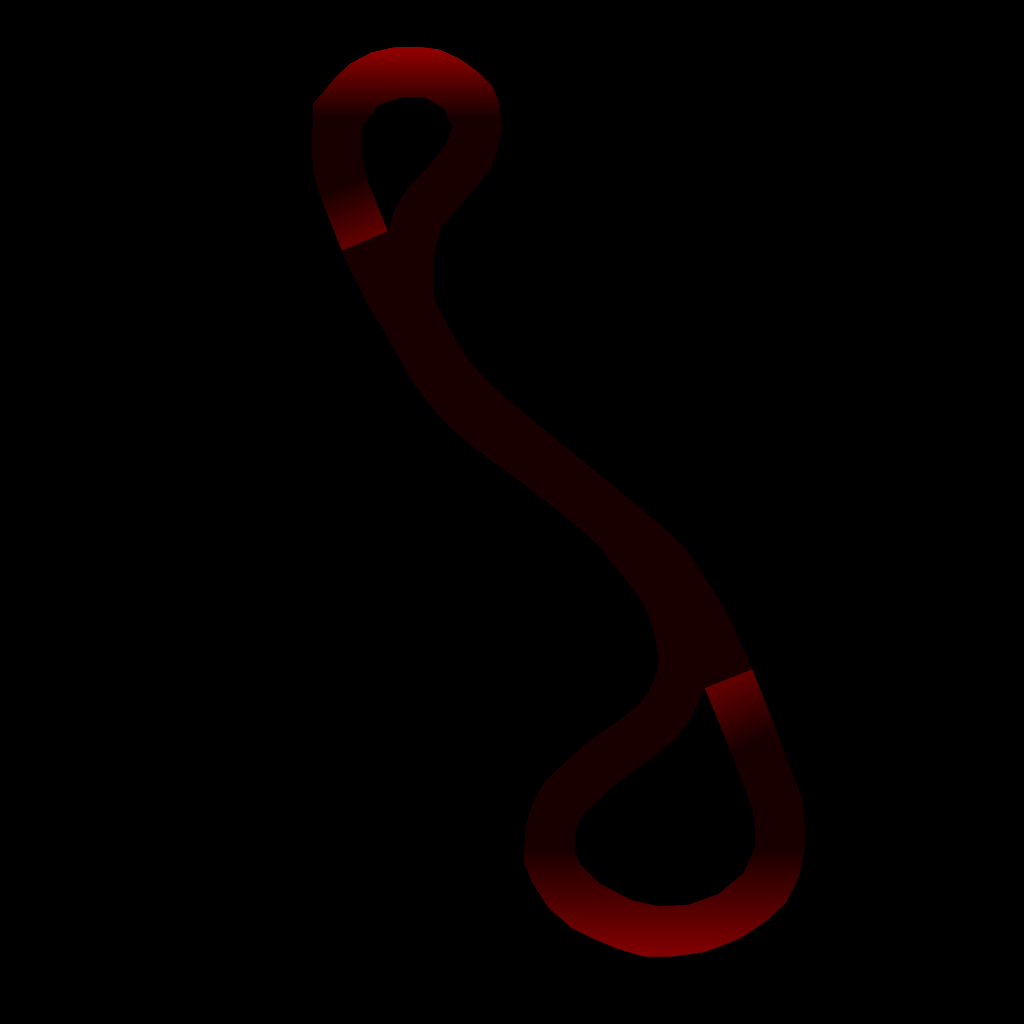
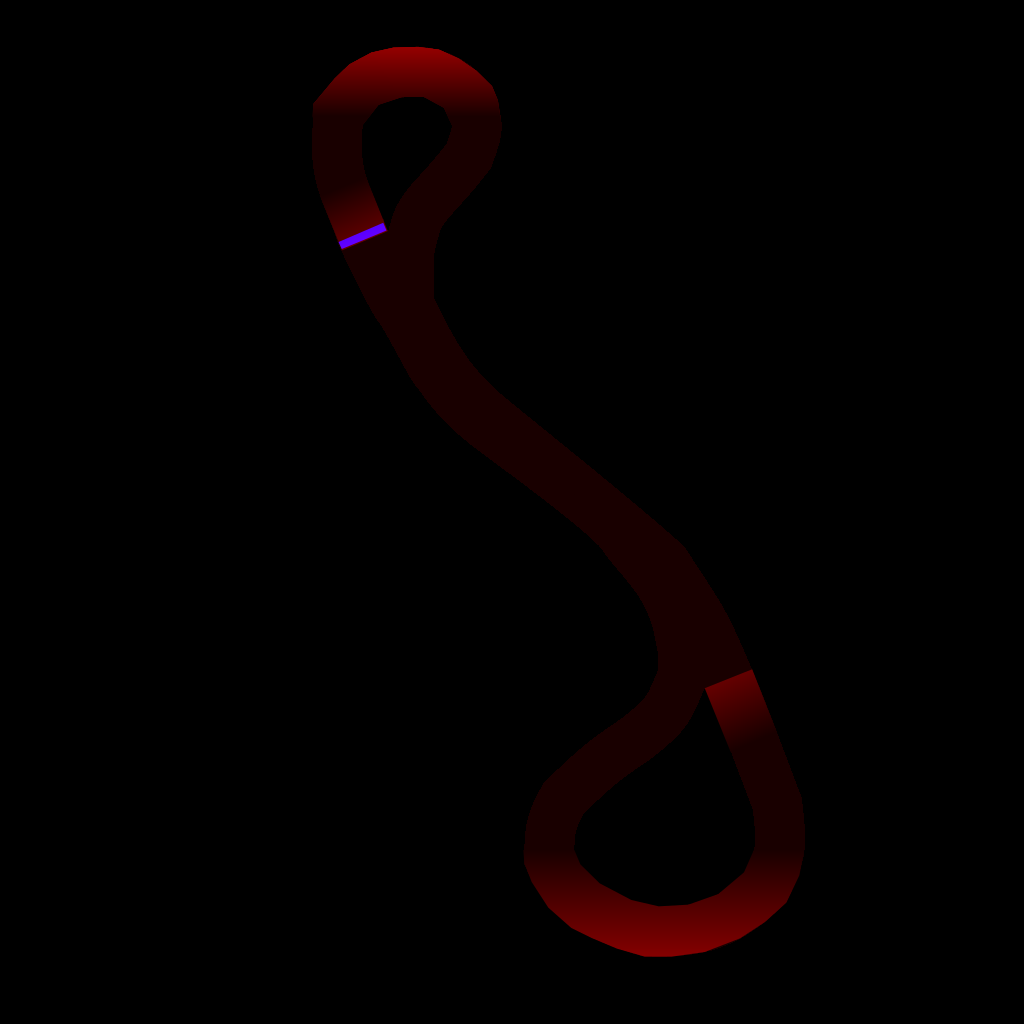
Revision of a layered (1024, 1024) image; what changed, layer by layer:
added layer "Speed Boosts" (addition) above "Ramp1" over bbox(338, 222, 387, 249)
